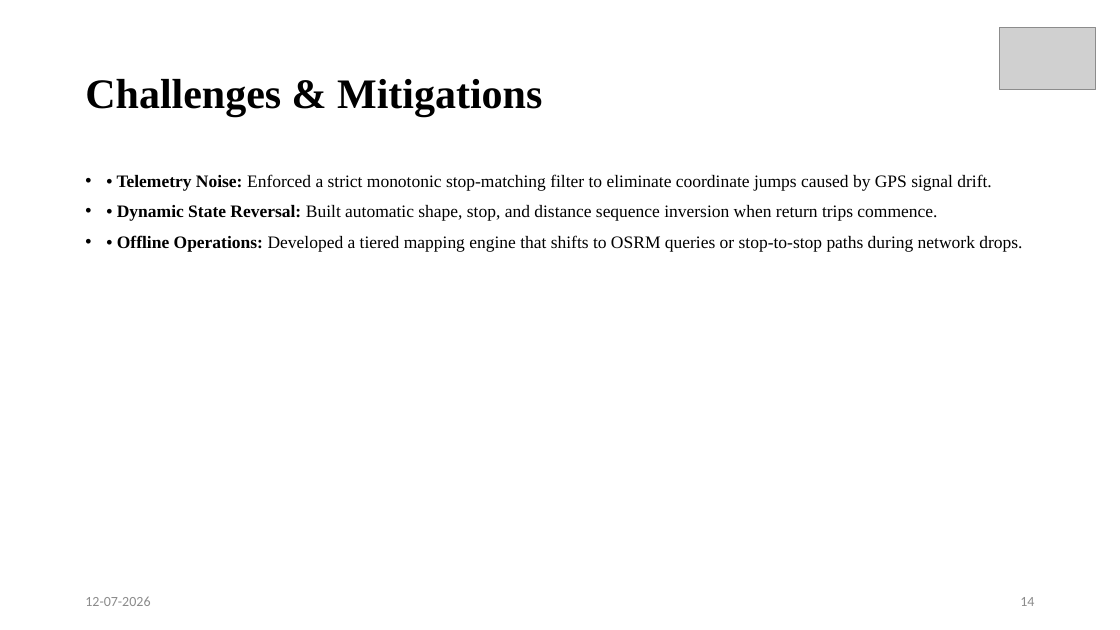
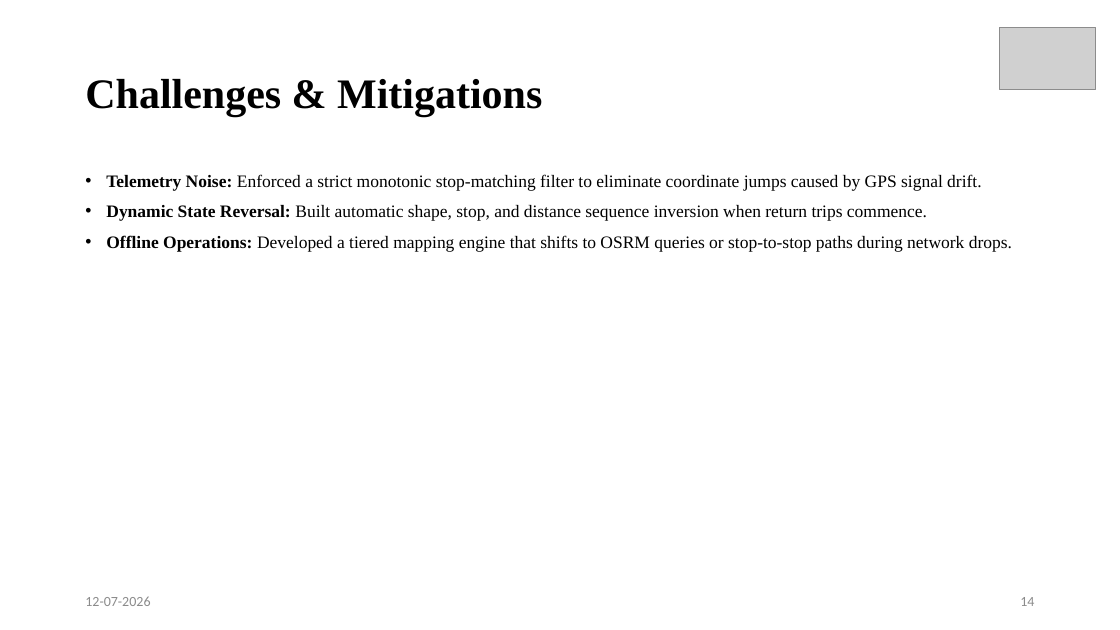
Before and after one commit to rajeshbendi60-maker/TransPulse, a slide deck: slide 14 of ppt/R24_Community_Project_PPT_Template.pptx. Drawn at 1120x630 pixels with LibreOffice and Linux fonts; fonts in the diff are those of the drawing; grey boxes stand for pictures. Boxes give left, top, right and bottom in pixels: in the first picture for what was removed or moved away, otherwise in the second. Text is boxed around its words. In the diff, an @@ line names an element or a change of style, - is before the commit and + after.

```diff
--- a/ppt/R24_Community_Project_PPT_Template.pptx
+++ b/ppt/R24_Community_Project_PPT_Template.pptx
@@ text at (106, 174, 1012, 252): text changed @@
-• • Telemetry Noise: Enforced a strict monotonic stop-matching filter to eliminate coordinate jumps caused by GPS signal drift.
-• • Dynamic State Reversal: Built automatic shape, stop, and distance sequence inversion when return trips commence.
-• • Offline Operations: Developed a tiered mapping engine that shifts to OSRM queries or stop-to-stop paths during network drops.
+• Telemetry Noise: Enforced a strict monotonic stop-matching filter to eliminate coordinate jumps caused by GPS signal drift.
+• Dynamic State Reversal: Built automatic shape, stop, and distance sequence inversion when return trips commence.
+• Offline Operations: Developed a tiered mapping engine that shifts to OSRM queries or stop-to-stop paths during network drops.
```
Also in this commit, not shown: 17 other slides changed, 5 other files.
